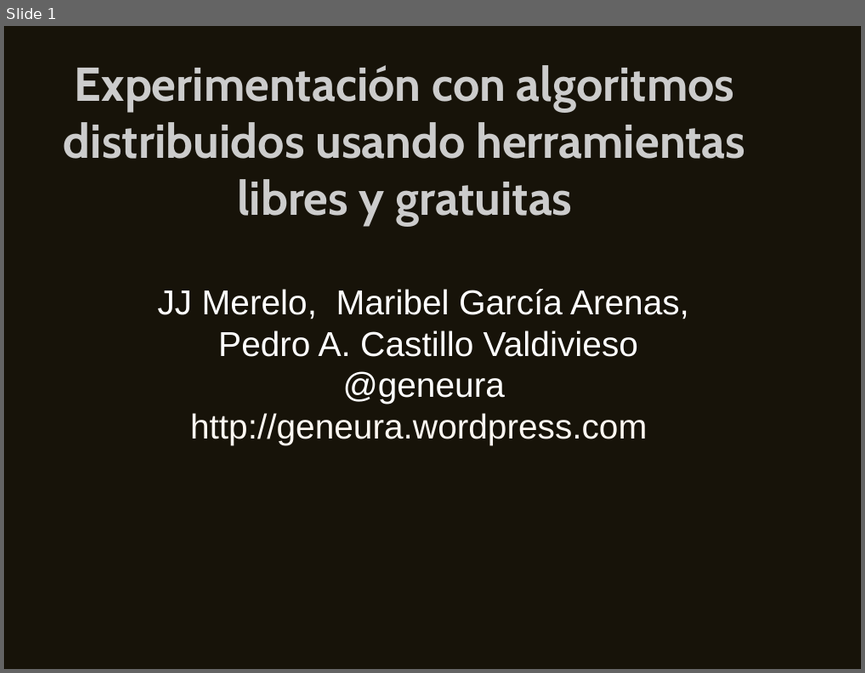
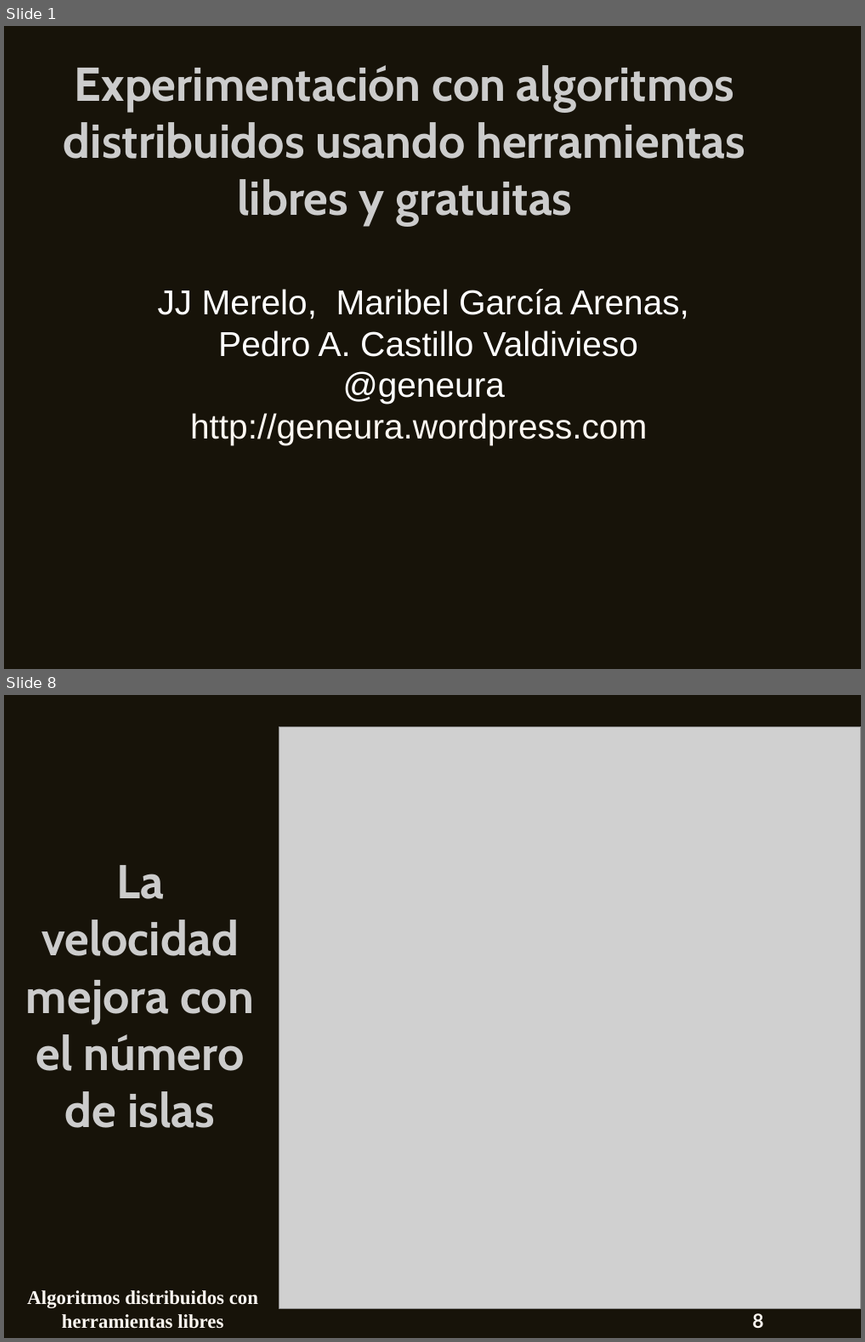
Before and after one commit to CANUBE/maeb-2013, a slide deck: presentacion.odp. Shown one above the other, each under a label of ours: slide 1 before the commit, slides 1 and 8 after it; the slides between them are not shown. The pictures are 865x673 and 865x1342 pixels, drawn with LibreOffice and Linux fonts; fonts in the diff are those of the drawing; grey boxes stand for pictures. Boxes give left, top, right and bottom in pixels: in the first picture for what was removed or moved away, otherwise in the second. Text is boxed around its words. In the diff, an @@ line names an element or a change of style, - is before the commit and + after.

```diff
--- a/presentacion.odp
+++ b/presentacion.odp
@@ slide 8 added at (x1=4, y1=695, x2=861, y2=1338), background #171309 @@
@@ picture added at (x1=279, y1=727, x2=861, y2=1309) @@
@@ title added at (x1=26, y1=865, x2=254, y2=1128), 44 pt, text #CCCCCC, bold @@
+La velocidad mejora con el número de islas
@@ text added at (x1=27, y1=1290, x2=258, y2=1328), 18 pt, text #FDF8F2, bold @@
+Algoritmos distribuidos con herramientas libres
@@ page number added at (x1=752, y1=1313, x2=763, y2=1327), 18 pt, text #FDF8F2, bold @@
+8
```
Also in this commit, not shown: 12 other slides added, 4 slides removed.
